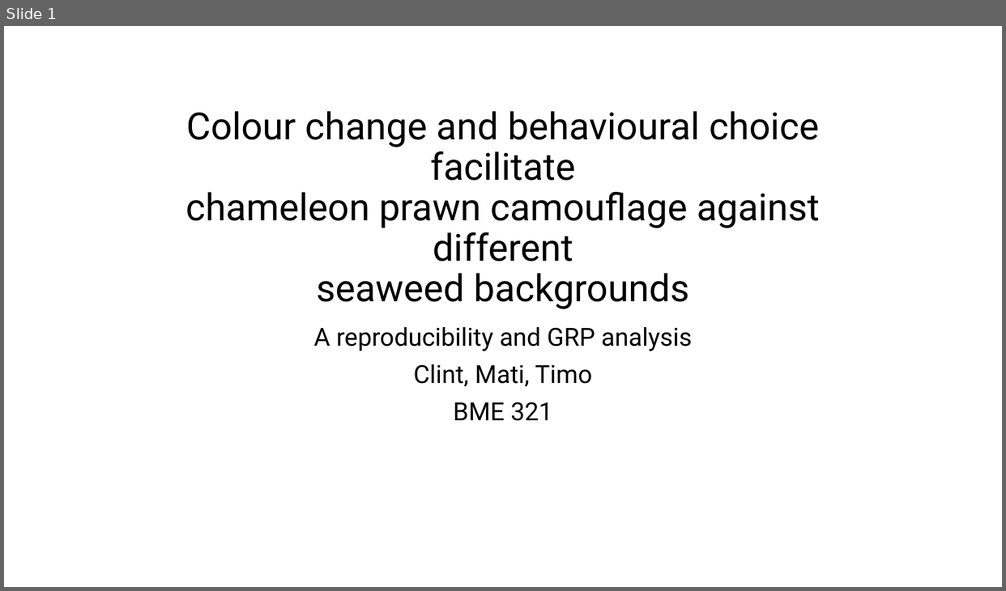
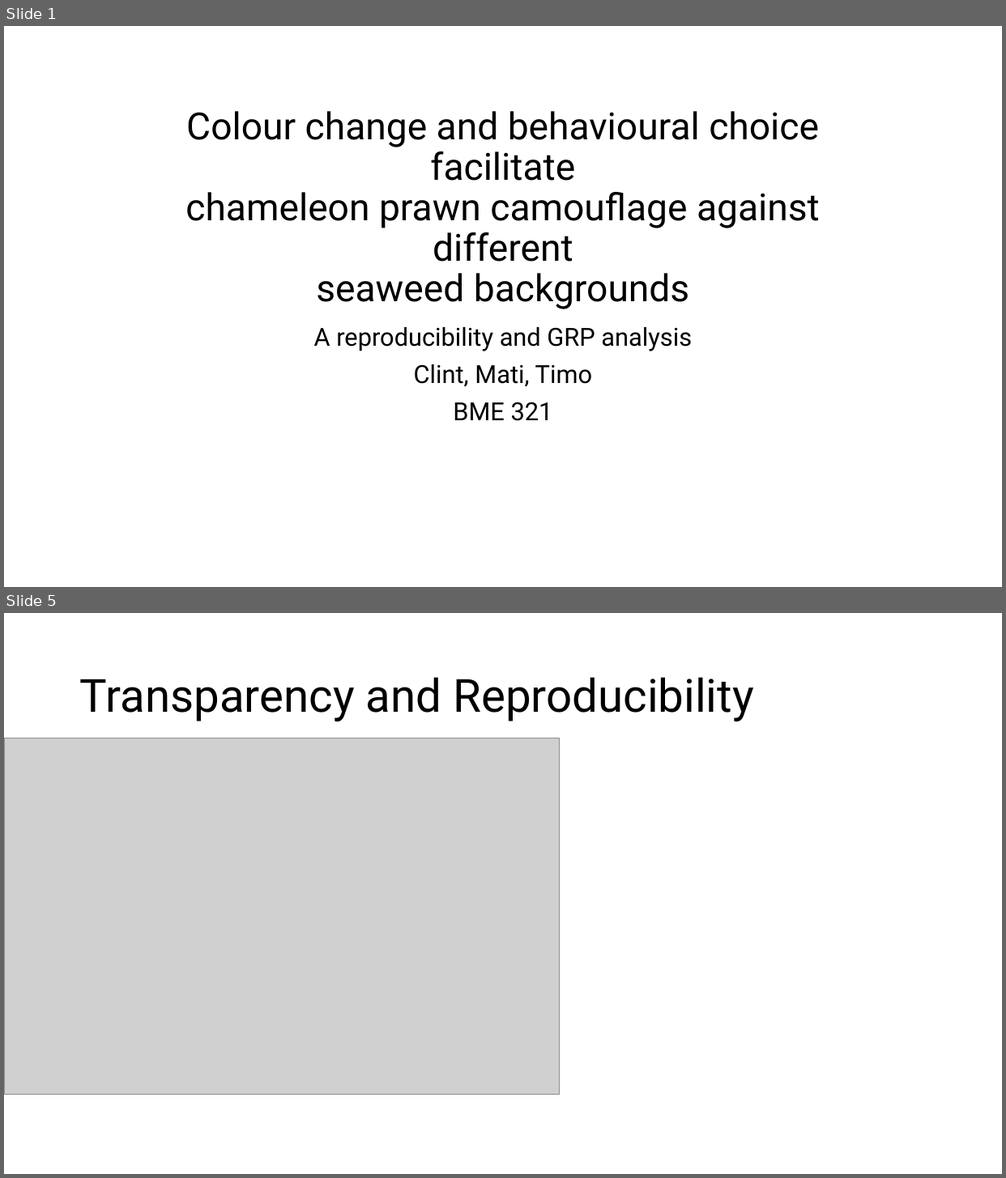
Before and after one commit to starnma1/BME_321_MiniProject, a slide deck: presentation/miniproject_presentation.pptx. Shown one above the other, each under a label of ours: slide 1 before the commit, slides 1 and 5 after it; the slides between them are not shown. The pictures are 1006x591 and 1006x1178 pixels, drawn with LibreOffice and Linux fonts; fonts in the diff are those of the drawing; grey boxes stand for pictures. Boxes give left, top, right and bottom in pixels: in the first picture for what was removed or moved away, otherwise in the second. Text is boxed around its words. In the diff, an @@ line names an element or a change of style, - is before the commit and + after.

```diff
--- a/presentation/miniproject_presentation.pptx
+++ b/presentation/miniproject_presentation.pptx
@@ slide 5 added at (4, 613, 1002, 1174), background #FFFFFF @@
@@ title added at (80, 677, 753, 722), 44 pt, text #000000 @@
+Transparency and Reproducibility
@@ picture added at (4, 739, 560, 1095) @@
```
Also in this commit, not shown: 3 other slides added, 1 slide removed, 1 other file.
